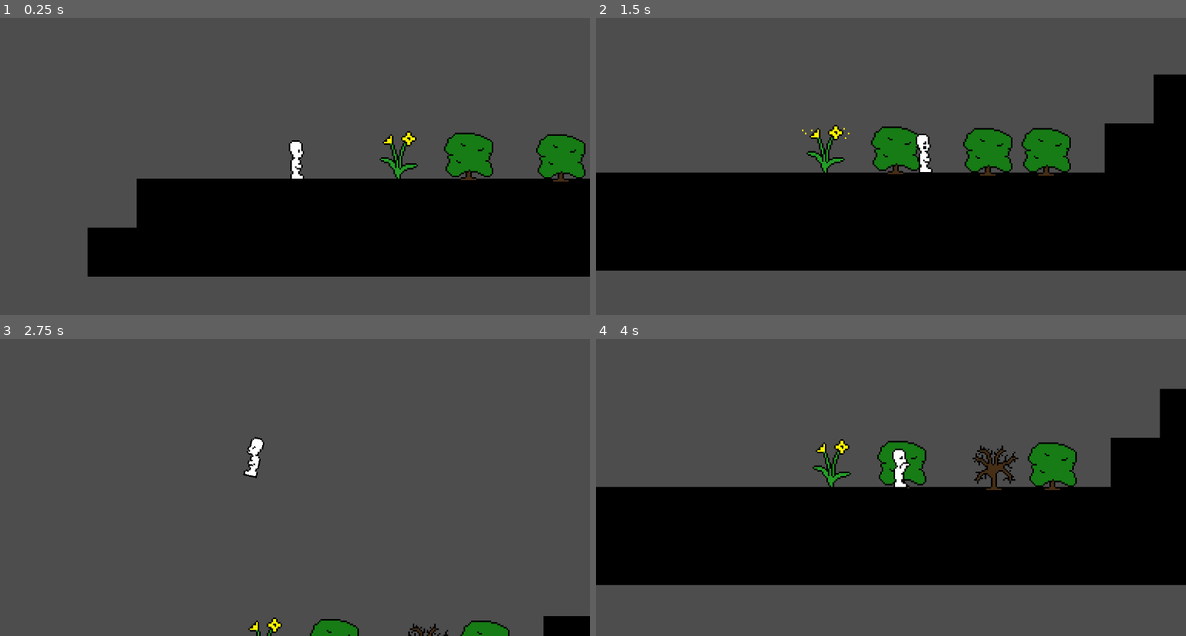
Above: before the commit, frames 1-4 (two rows, left to right).
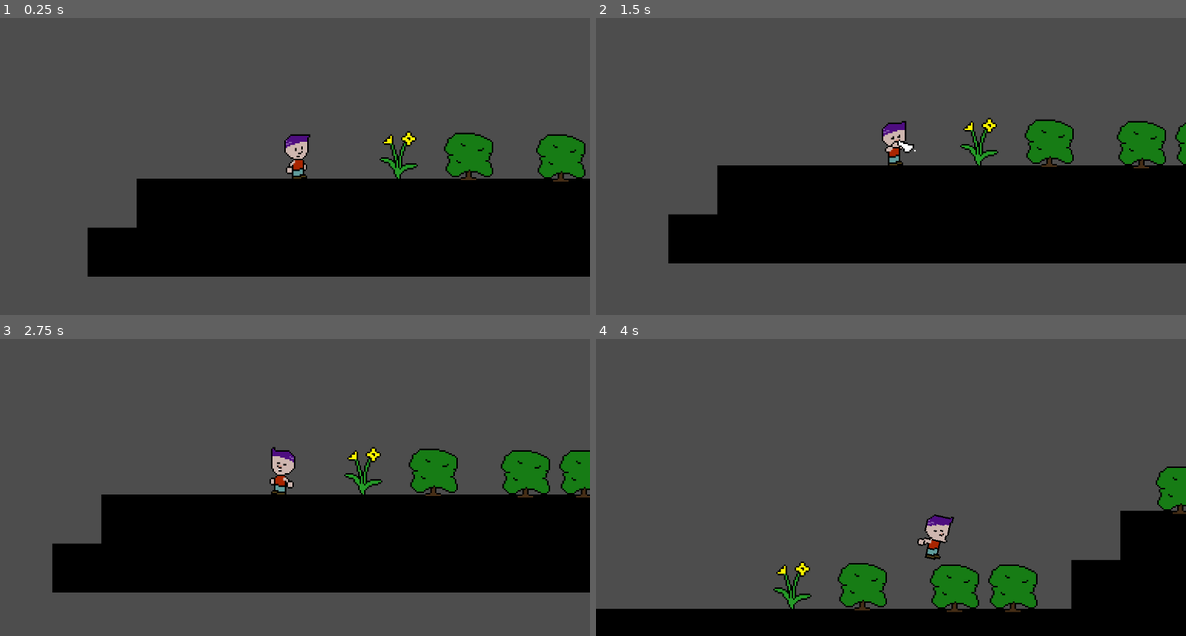
Above: after the commit, the same moments.

Repository: swordssnzdev/splat
Game: Godot game, scene res://scenes/scratch_level.tscn
Same seed, same stepped clock (60 frames per second), same inputs: the game is played once before the commit and once after it. Sound files missing from this copy of the repository are replaced by a short silence.
Inputs:
- Up to frame 1 (0.25 s): no input
- Up to frame 2 (1.5 s): hold W (jump) 0.53-1.28 s; hold D (right) from 0.53 s (still down); tap Shift (blow, bound only after the commit) at 0.6 s; tap W (jump) at 1.35 s
- Up to frame 3 (2.75 s): tap W (jump) at 1.52, 1.82 s; tap Shift (blow, bound only after the commit) at 1.55, 2.1 s; release D (right) at 2.03 s; hold A (left) from 2.03 s (still down); hold W (jump) from 2.03 s (still down)
- Up to frame 4 (4 s): release A (left) at 2.78 s; release W (jump) at 2.78 s; hold D (right) from 2.78 s (still down); tap Shift (blow, bound only after the commit) at 2.85 s; tap W (jump) at 3.02, 3.32 s; hold W (jump) from 3.53 s (still down)

The runs differ from the first frame. In frame 1, 0.5% of the frame differs, in the area x 48-53%, y 39-55%; in frame 2, 15%; in frame 3, 34%; in frame 4, 48%, in the area x 0-100%, y 16-100%.

Commit message:
add blowing

Diff:
--- a/project.godot
+++ b/project.godot
@@ -56,6 +56,12 @@
 "events": [Object(InputEventKey,"resource_local_to_scene":false,"resource_name":"","device":-1,"window_id":0,"alt_press …(192 unchanged characters)…
 ]
 }
+blow={
+"deadzone": 0.5,
+"events": [Object(InputEventKey,"resource_local_to_scene":false,"resource_name":"","device":-1,"window_id":0,"alt_pressed":false,"shift_pressed":false,"ctrl_pressed":false,"meta_pressed":false,"pressed":false,"keycode":0,"physical_keycode":4194325,"key_label":0,"unicode":0,"location":0,"echo":false,"script":null)
+, Object(InputEventKey,"resource_local_to_scene":false,"resource_name":"","device":-1,"window_id":0,"alt_pressed":false,"shift_pressed":false,"ctrl_pressed":false,"meta_pressed":false,"pressed":false,"keycode":0,"physical_keycode":70,"key_label":0,"unicode":102,"location":0,"echo":false,"script":null)
+]
+}
 
 [rendering]
 
--- a/scenes/player.tscn
+++ b/scenes/player.tscn
@@ -1,7 +1,7 @@
-[gd_scene load_steps=55 format=3 uid="uid://tmvbbkdw2g81"]
+[gd_scene load_steps=57 format=3 uid="uid://tmvbbkdw2g81"]
 
 [ext_resource type="Script" path="res://scripts/player.gd" id="1_apf0w"]
-[ext_resource type="Texture2D" uid="uid://c2eiybcg2f413" path="res://assets/sprites/v2 (1).png" id="2_j8okv"]
+[ext_resource type="Texture2D" uid="uid://bntvf6marp5ky" path="res://assets/sprites/player_swords_v2.png" id="2_4e0dg"]
 [ext_resource type="AudioStream" uid="uid://duqeb1ussu4py" path="res://assets/sounds/player/swords/snz/s01.wav" id="3_ii45o"]
 [ext_resource type="AudioStream" uid="uid://bndrdsfbexyxk" path="res://assets/sounds/player/swords/trigger/t01.wav" id="3_k1ym3"]
 [ext_resource type="AudioStream" uid="uid://cnvjkhergv0ch" path="res://assets/sounds/player/swords/trigger/t02.wav" id="4_a44ee"]
@@ -72,23 +72,25 @@
 "times": PackedFloat32Array(0, 0.5),
 "transitions": PackedFloat32Array(1, 1),
 "update": 1,
-"values": [1, 2]
+"values": [4, 5]
 }
 
 [sub_resource type="Animation" id="Animation_bskg4"]
 resource_name = "default"
+length = 0.6
 loop_mode = 1
-tracks/0/type = "value"
-tracks/0/imported = false
-tracks/0/enabled = true
-tracks/0/path = NodePath("Sprite2D:frame")
-tracks/0/interp = 1
-tracks/0/loop_wrap = true
-tracks/0/keys = {
-"times": PackedFloat32Array(0.0666667),
-"transitions": PackedFloat32Array(1),
-"update": 1,
-"values": [0]
+step = 0.05
+tracks/0/type = "value"
+tracks/0/imported = false
+tracks/0/enabled = true
+tracks/0/path = NodePath("Sprite2D:frame")
+tracks/0/interp = 1
+tracks/0/loop_wrap = true
+tracks/0/keys = {
+"times": PackedFloat32Array(0, 0.25),
+"transitions": PackedFloat32Array(1, 1),
+"update": 1,
+"values": [2, 3]
 }
 
 [sub_resource type="Animation" id="Animation_5gjw7"]
@@ -105,7 +107,7 @@
 "times": PackedFloat32Array(0, 0.1, 0.2, 0.3, 0.4, 0.5, 0.6, 0.7),
 "transitions": PackedFloat32Array(1, 1, 1, 1, 1, 1, 1, 1),
 "update": 1,
-"values": [3, 4, 3, 4, 3, 4, 3, 4]
+"values": [8, 9, 8, 9, 8, 9, 8, 9]
 }
 
 [sub_resource type="Animation" id="Animation_a10tn"]
@@ -121,14 +123,49 @@
 "times": PackedFloat32Array(0, 0.3),
 "transitions": PackedFloat32Array(1, 1),
 "update": 1,
-"values": [5, 6]
+"values": [6, 7]
+}
+
+[sub_resource type="Animation" id="Animation_34r21"]
+resource_name = "no_snz"
+length = 0.5
+step = 0.05
+tracks/0/type = "value"
+tracks/0/imported = false
+tracks/0/enabled = true
+tracks/0/path = NodePath("Sprite2D:frame")
+tracks/0/interp = 1
+tracks/0/loop_wrap = true
+tracks/0/keys = {
+"times": PackedFloat32Array(0, 0.25),
+"transitions": PackedFloat32Array(1, 1),
+"update": 1,
+"values": [0, 1]
+}
+
+[sub_resource type="Animation" id="Animation_rjav0"]
+resource_name = "blow"
+step = 0.1
+tracks/0/type = "value"
+tracks/0/imported = false
+tracks/0/enabled = true
+tracks/0/path = NodePath("Sprite2D:frame")
+tracks/0/interp = 1
+tracks/0/loop_wrap = true
+tracks/0/keys = {
+"times": PackedFloat32Array(0, 0.1, 0.2, 0.3, 0.4, 0.5, 0.6, 0.7, 0.8, 0.9),
+"transitions": PackedFloat32Array(1, 1, 1, 1, 1, 1, 1, 1, 1, 1),
+"update": 1,
+"values": [10, 11, 10, 11, 10, 11, 10, 11, 10, 11]
 }
 
 [sub_resource type="AnimationLibrary" id="AnimationLibrary_7kojh"]
 _data = {
 "RESET": SubResource("Animation_ntlw8"),
+"blow": SubResource("Animation_rjav0"),
 "buildup": SubResource("Animation_h28q1"),
 "default": SubResource("Animation_bskg4"),
+"no_snz": SubResource("Animation_34r21"),
 "recover": SubResource("Animation_5gjw7"),
 "snz": SubResource("Animation_a10tn")
 }
@@ -283,7 +320,7 @@
 
 [node name="Sprite2D" type="Sprite2D" parent="."]
 position = Vector2(1, -26)
-texture = ExtResource("2_j8okv")
+texture = ExtResource("2_4e0dg")
 hframes = 3
 vframes = 4
 
--- a/scenes/scratch_level.tscn
+++ b/scenes/scratch_level.tscn
@@ -1,9 +1,8 @@
-[gd_scene load_steps=13 format=4 uid="uid://clq1dhuuohgjo"]
+[gd_scene load_steps=8 format=4 uid="uid://clq1dhuuohgjo"]
 
 [ext_resource type="Texture2D" uid="uid://xd7254rcrtip" path="res://assets/tiles/scratch.png" id="1_rwogo"]
 [ext_resource type="PackedScene" uid="uid://tmvbbkdw2g81" path="res://scenes/player.tscn" id="2_1yd7u"]
-[ext_resource type="Script" path="res://scenes/trigger.gd" id="5_7grgv"]
-[ext_resource type="Texture2D" uid="uid://dfuiyjxkuf0d3" path="res://assets/sprites/flowers.png" id="5_13p23"]
+[ext_resource type="PackedScene" uid="uid://d3djr16fwtnr2" path="res://scenes/trigger.tscn" id="5_4wyds"]
 [ext_resource type="PackedScene" uid="uid://chhq0erdkrp78" path="res://scenes/descructible_bush.tscn" id="6_wt135"]
 [ext_resource type="PackedScene" uid="uid://c3kij1hjuxqd7" path="res://scenes/desctructible_board.tscn" id="26_04dqb"]
 
@@ -19,46 +18,6 @@
 tile_size = Vector2i(32, 32)
 physics_layer_0/collision_layer = 1
 sources/0 = SubResource("TileSetAtlasSource_y1unv")
-
-[sub_resource type="CircleShape2D" id="CircleShape2D_pps5e"]
-radius = 14.0357
-
-[sub_resource type="Animation" id="Animation_ksk17"]
-resource_name = "activate"
-step = 0.1
-tracks/0/type = "value"
-tracks/0/imported = false
-tracks/0/enabled = true
-tracks/0/path = NodePath("Sprite2D:frame")
-tracks/0/interp = 1
-tracks/0/loop_wrap = true
-tracks/0/keys = {
-"times": PackedFloat32Array(0, 0.2, 0.4, 0.6, 0.8),
-"transitions": PackedFloat32Array(1, 1, 1, 1, 1),
-"update": 1,
-"values": [0, 1, 2, 3, 0]
-}
-
-[sub_resource type="Animation" id="Animation_qdgbb"]
-length = 0.001
-tracks/0/type = "value"
-tracks/0/imported = false
-tracks/0/enabled = true
-tracks/0/path = NodePath("Sprite2D:frame")
-tracks/0/interp = 1
-tracks/0/loop_wrap = true
-tracks/0/keys = {
-"times": PackedFloat32Array(0),
-"transitions": PackedFloat32Array(1),
-"update": 1,
-"values": [0]
-}
-
-[sub_resource type="AnimationLibrary" id="AnimationLibrary_bwybl"]
-_data = {
-"RESET": SubResource("Animation_qdgbb"),
-"activate": SubResource("Animation_ksk17")
-}
 
 [node name="Scratch Level" type="Node2D"]
 
@@ -115,24 +74,7 @@
 [node name="Board3" parent="Destructible" instance=ExtResource("26_04dqb")]
 position = Vector2(1003, -269)
 
-[node name="Trigger" type="Area2D" parent="."]
-position = Vector2(-73, -2)
-script = ExtResource("5_7grgv")
+[node name="Trigger" parent="." instance=ExtResource("5_4wyds")]
 
-[node name="Sprite2D" type="Sprite2D" parent="Trigger"]
-position = Vector2(-7, -5)
-texture = ExtResource("5_13p23")
-hframes = 2
-vframes = 2
-metadata/_edit_group_ = true
-
-[node name="CollisionShape2D" type="CollisionShape2D" parent="Trigger"]
-position = Vector2(-6, -8)
-shape = SubResource("CircleShape2D_pps5e")
-
-[node name="AnimationPlayer" type="AnimationPlayer" parent="Trigger"]
-libraries = {
-"": SubResource("AnimationLibrary_bwybl")
-}
-
-[connection signal="body_entered" from="Trigger" to="Trigger" method="_on_body_entered"]
+[node name="Trigger2" parent="." instance=ExtResource("5_4wyds")]
+position = Vector2(647, 30)
--- /dev/null
+++ b/scenes/trigger.tscn
@@ -0,0 +1,81 @@
+[gd_scene load_steps=8 format=3 uid="uid://d3djr16fwtnr2"]
+
+[ext_resource type="Script" path="res://scenes/trigger.gd" id="1_quk5n"]
+[ext_resource type="Texture2D" uid="uid://dfuiyjxkuf0d3" path="res://assets/sprites/flowers.png" id="2_tmjwk"]
+
+[sub_resource type="GDScript" id="GDScript_r5oan"]
+script/source = "extends Sprite2D
+
+
+# Called when the node enters the scene tree for the first time.
+func _ready() -> void:
+	pass # Replace with function body.
+
+
+# Called every frame. 'delta' is the elapsed time since the previous frame.
+func _process(delta: float) -> void:
+	pass
+"
+
+[sub_resource type="CircleShape2D" id="CircleShape2D_pps5e"]
+radius = 14.0357
+
+[sub_resource type="Animation" id="Animation_ksk17"]
+resource_name = "activate"
+step = 0.1
+tracks/0/type = "value"
+tracks/0/imported = false
+tracks/0/enabled = true
+tracks/0/path = NodePath("Sprite2D:frame")
+tracks/0/interp = 1
+tracks/0/loop_wrap = true
+tracks/0/keys = {
+"times": PackedFloat32Array(0, 0.2, 0.4, 0.6, 0.8),
+"transitions": PackedFloat32Array(1, 1, 1, 1, 1),
+"update": 1,
+"values": [0, 1, 2, 3, 0]
+}
+
+[sub_resource type="Animation" id="Animation_qdgbb"]
+length = 0.001
+tracks/0/type = "value"
+tracks/0/imported = false
+tracks/0/enabled = true
+tracks/0/path = NodePath("Sprite2D:frame")
+tracks/0/interp = 1
+tracks/0/loop_wrap = true
+tracks/0/keys = {
+"times": PackedFloat32Array(0),
+"transitions": PackedFloat32Array(1),
+"update": 1,
+"values": [0]
+}
+
+[sub_resource type="AnimationLibrary" id="AnimationLibrary_bwybl"]
+_data = {
+"RESET": SubResource("Animation_qdgbb"),
+"activate": SubResource("Animation_ksk17")
+}
+
+[node name="Trigger" type="Area2D"]
+position = Vector2(-73, -2)
+script = ExtResource("1_quk5n")
+
+[node name="Sprite2D" type="Sprite2D" parent="."]
+position = Vector2(-7, -5)
+texture = ExtResource("2_tmjwk")
+hframes = 2
+vframes = 2
+script = SubResource("GDScript_r5oan")
+metadata/_edit_group_ = true
+
+[node name="CollisionShape2D" type="CollisionShape2D" parent="."]
+position = Vector2(-6, -8)
+shape = SubResource("CircleShape2D_pps5e")
+
+[node name="AnimationPlayer" type="AnimationPlayer" parent="."]
+libraries = {
+"": SubResource("AnimationLibrary_bwybl")
+}
+
+[connection signal="body_entered" from="." to="." method="_on_body_entered"]
--- a/scripts/player.gd
+++ b/scripts/player.gd
@@ -1,7 +1,7 @@
 extends CharacterBody2D
 
 # State machine
-enum State {NO_SNZ, DEFAULT, BUILDUP, SNZ_GROUND, SNZ_JUMP, RECOVER}
+enum State {NO_SNZ, DEFAULT, BUILDUP, SNZ_GROUND, SNZ_JUMP, RECOVER, BLOW}
 
 const BASE_SPEED = 150.0
 const BASE_JUMP_VELOCITY = -300.0
@@ -29,13 +29,16 @@
 var nextSnzProgress = BASE_SNZ_INTERVAL
 var vrotation = 0
 
-
+func _ready() -> void:
+	animation_player.play("no_snz")
 
 func goToState(s: State) -> void:
 	if state == s:
 		return
 
 	match s:
+		State.NO_SNZ:
+			animation_player.play("no_snz")
 		State.DEFAULT:
 			if state == State.RECOVER && !snz_audio_stream_player_2d.is_playing():
 				recover_audio_stream_player_2d.play()
@@ -62,6 +65,10 @@
 			sprite_2d.set_rotation(0)
 			animation_player.play("recover")
 			pass
+		State.BLOW:
+			velocity = Vector2.ZERO
+			animation_player.play("blow")
+			blow_audio_stream_player_2d.play()
 
 	state = s
 
@@ -78,27 +85,11 @@
 
 	match state:
 		State.NO_SNZ:
-			# Handle jump.
-			if Input.is_action_just_pressed("jump") and is_on_floor():
-				velocity.y = BASE_JUMP_VELOCITY
-
-			if direction:
-				velocity.x = direction * BASE_SPEED
-			else: # Slow down
-				velocity.x = move_toward(velocity.x, 0, BASE_SPEED)
+			walk(direction)
 		State.DEFAULT:
 			nextSnzProgress -= delta * 100
-
-			# Handle jump.
-			if Input.is_action_just_pressed("jump") and is_on_floor():
-				velocity.y = BASE_JUMP_VELOCITY
-
-			if direction:
-				velocity.x = direction * BASE_SPEED
-			else: # Slow down
-				velocity.x = move_toward(velocity.x, 0, BASE_SPEED)
-
-			if Input.is_action_just_pressed("debug_snz") || nextSnzProgress <= 0:
+			walk(direction)
+			if nextSnzProgress <= 0 || Input.is_action_just_pressed("debug_snz"):
 				goToState(State.BUILDUP)
 		State.BUILDUP:
 			# Speed up animation as buildup progresses
@@ -140,6 +131,8 @@
 				vrotation = move_toward(vrotation, 0, 5 * delta)
 		State.RECOVER:
 			pass
+		State.BLOW:
+			pass
 
 	if direction:
 		sprite_2d.flip_h = velocity.x < 0
@@ -155,13 +148,26 @@
 					goToState(State.RECOVER)
 		"recover":
 			goToState(State.DEFAULT)
+		"blow":
+			goToState(State.NO_SNZ)
 
 func die():
-	blow_audio_stream_player_2d.play()
-
-func _on_blow_audio_stream_player_2d_finished():
 	get_tree().reload_current_scene()
 
+func walk(direction):
+	if Input.is_action_just_pressed("jump") and is_on_floor():
+		velocity.y = BASE_JUMP_VELOCITY
+
+	if direction:
+		velocity.x = direction * BASE_SPEED
+		animation_player.play()
+	else: # Slow down
+		if sprite_2d.get_frame() == 0:
+			animation_player.pause()
+		velocity.x = move_toward(velocity.x, 0, BASE_SPEED)
+
+	if Input.is_action_just_pressed("blow"):
+		goToState(State.BLOW)
 
 func _on_trigger() -> void:
 	if state == State.NO_SNZ:
Binary file added: assets/sprites/player_swords.png
Not shown, added: assets/sprites/player_swords.png.import
Binary file added: assets/sprites/player_swords_v2.png
Not shown, added: assets/sprites/player_swords_v2.png.import
